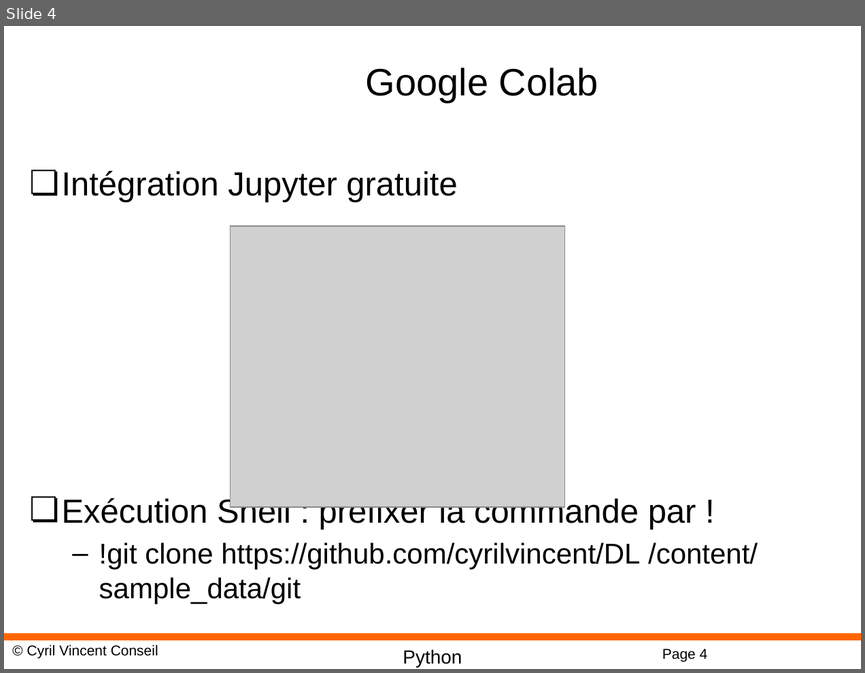
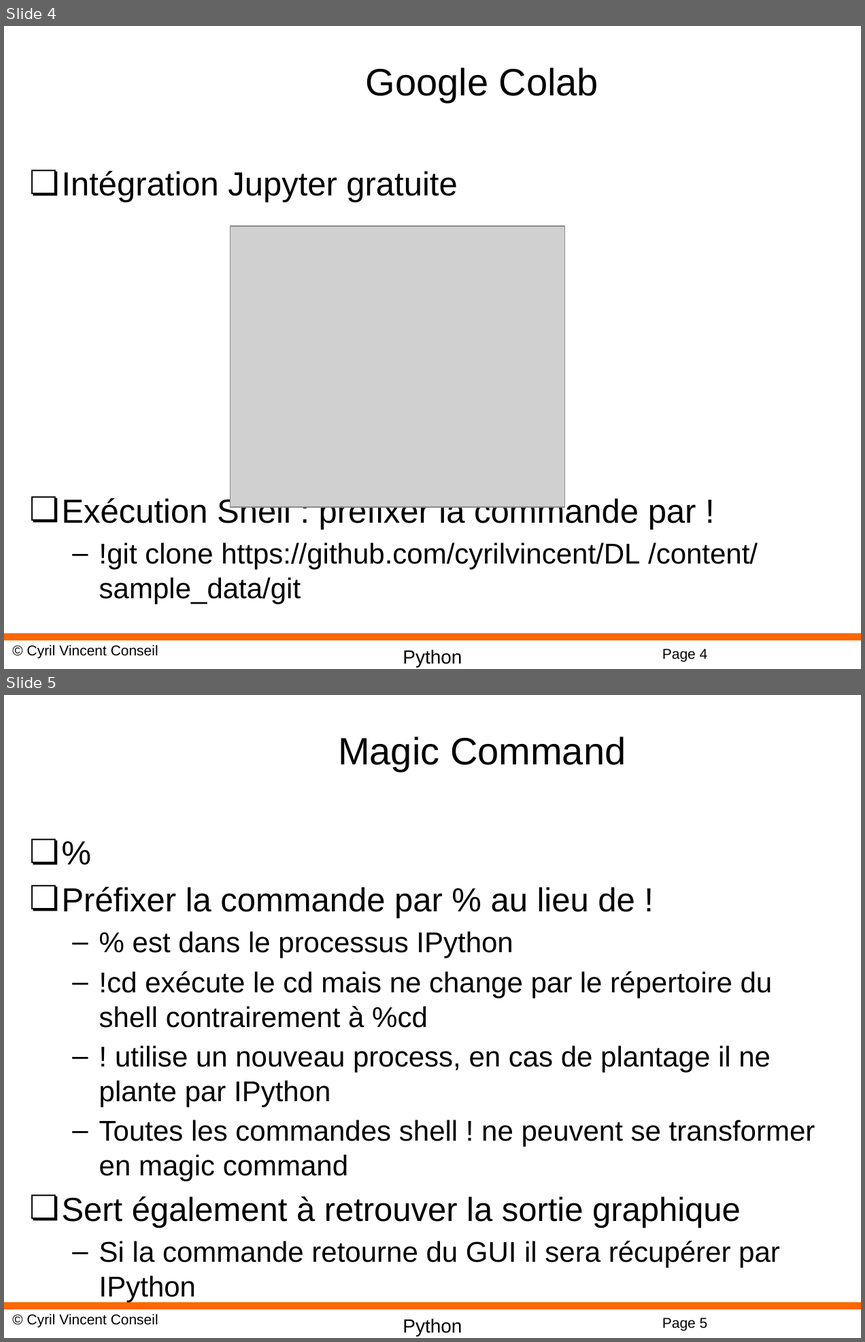
Before and after one commit to cyrilvincent/DL, a slide deck: PPT/DeepLearning17-Jupyter.pptx. Shown one above the other, each under a label of ours: slide 4 before the commit, slides 4 and 5 after it. The pictures are 865x673 and 865x1342 pixels, drawn with LibreOffice and Linux fonts; fonts in the diff are those of the drawing; grey boxes stand for pictures; background and template pictures are left out. Boxes give left, top, right and bottom in pixels: in the first picture for what was removed or moved away, otherwise in the second. Text is boxed around its words. In the diff, an @@ line names an element or a change of style, - is before the commit and + after.

```diff
--- a/PPT/DeepLearning17-Jupyter.pptx
+++ b/PPT/DeepLearning17-Jupyter.pptx
@@ slide 5 added at (4,695,861,1338), background #FFFFFF; not listed: 4 template elements that a slide beside it also shows @@
@@ title added at (338,736,626,772), 32 pt, text #000000 @@
+Magic Command
@@ text added at (62,887,815,1302), 24 pt, text #000000 @@
+❏ %
+❏ Préfixer la commande par % au lieu de !
+  – % est dans le processus IPython
+  – !cd exécute le cd mais ne change par le répertoire du shell contrairement à %cd
+  – ! utilise un nouveau process, en cas de plantage il ne plante par IPython
+  – Toutes les commandes shell ! ne peuvent se transformer en magic command
+❏ Sert également à retrouver la sortie graphique
+  – Si la commande retourne du GUI il sera récupérer par IPython
```
Also in this commit, not shown: 11 other files.
